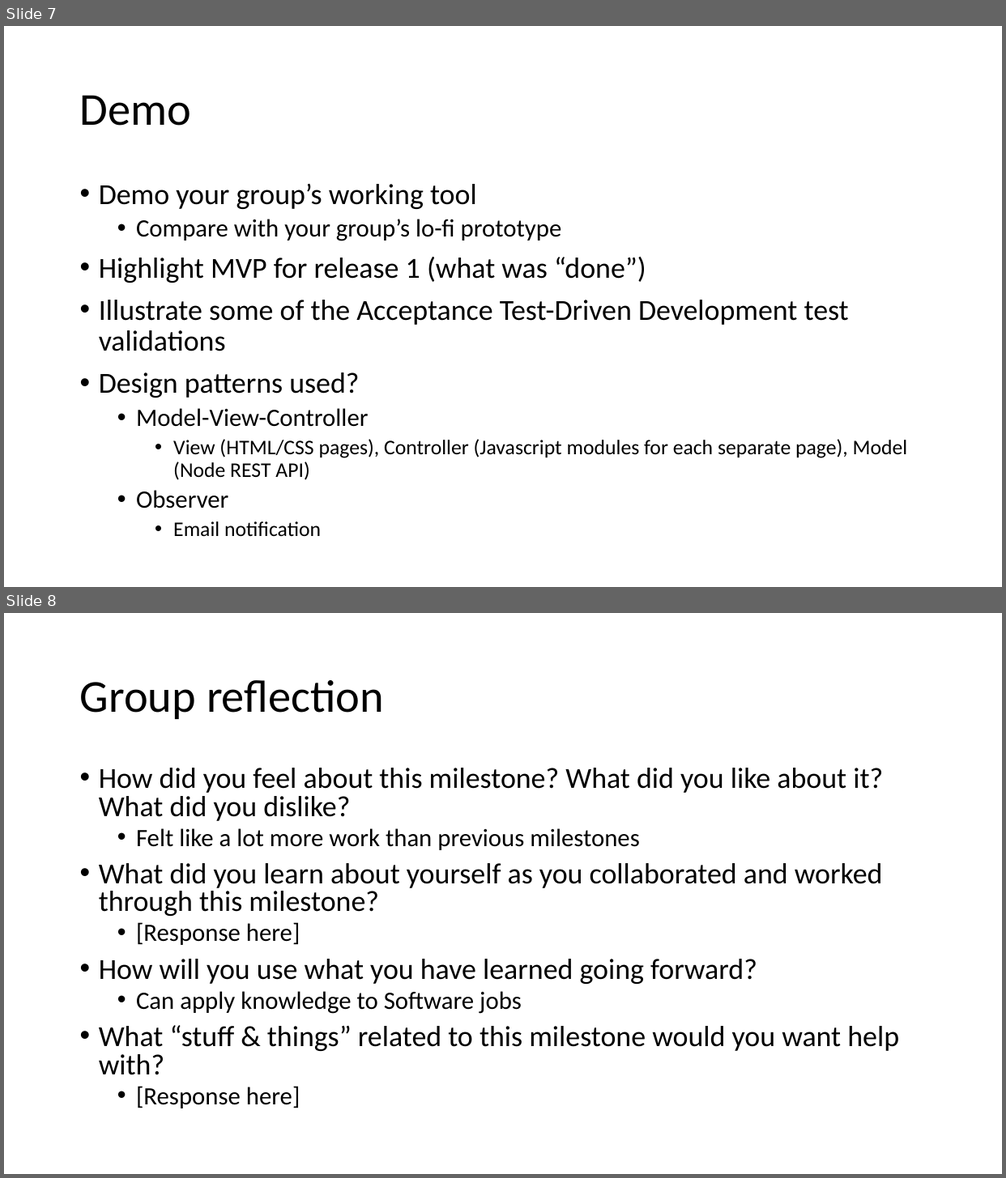
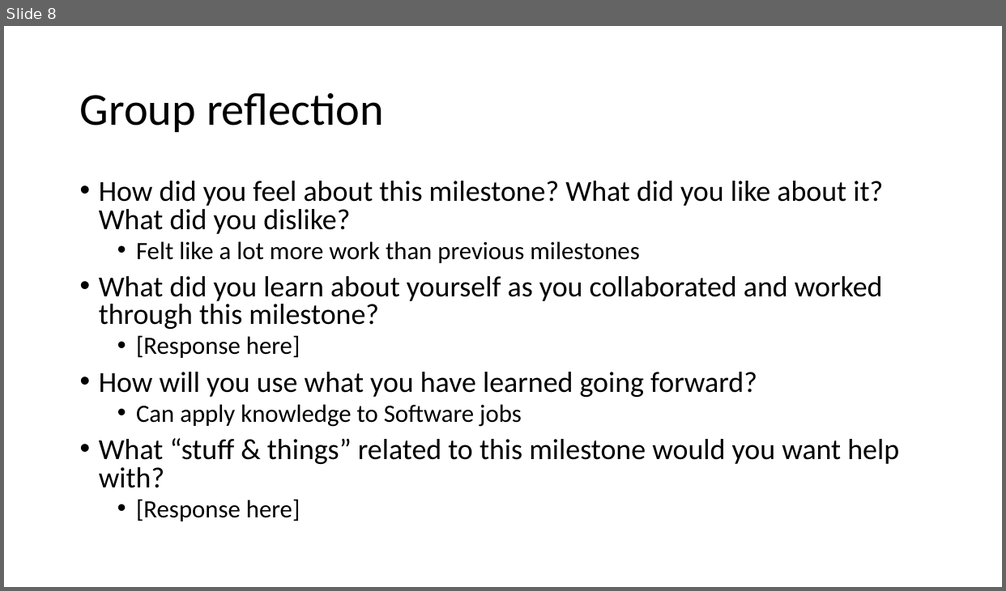
Before and after one commit to Konnie789/ENSE-470, a slide deck: Milestone 6/Milestone 6.ppt. Shown one above the other, each under a label of ours: slides 7 and 8 before the commit, slide 8 after it. The pictures are 1006x1178 and 1006x591 pixels, drawn with LibreOffice and Linux fonts; fonts in the diff are those of the drawing. Boxes give left, top, right and bottom in pixels: in the first picture for what was removed or moved away, otherwise in the second. Text is boxed around its words. In the diff, an @@ line names an element or a change of style, - is before the commit and + after.

Commit message:
Fixed demo slide

```diff
--- a/Milestone 6/Milestone 6.ppt
+++ b/Milestone 6/Milestone 6.ppt
@@ slide 7 removed at [4, 26, 1002, 587], background #FFFFFF @@
@@ title removed at [80, 95, 192, 126] @@
-Demo
@@ text removed at [99, 184, 908, 537] @@
-• Demo your group’s working tool
-  • Compare with your group’s lo-fi prototype
-• Highlight MVP for release 1 (what was “done”)
-• Illustrate some of the Acceptance Test-Driven Development test validations
-• Design patterns used?
-  • Model-View-Controller
-    • View (HTML/CSS pages), Controller (Javascript modules for each separate page), Model (Node REST API)
-  • Observer
-    • Email notification
```
Also in this commit, not shown: 1 slide added.
